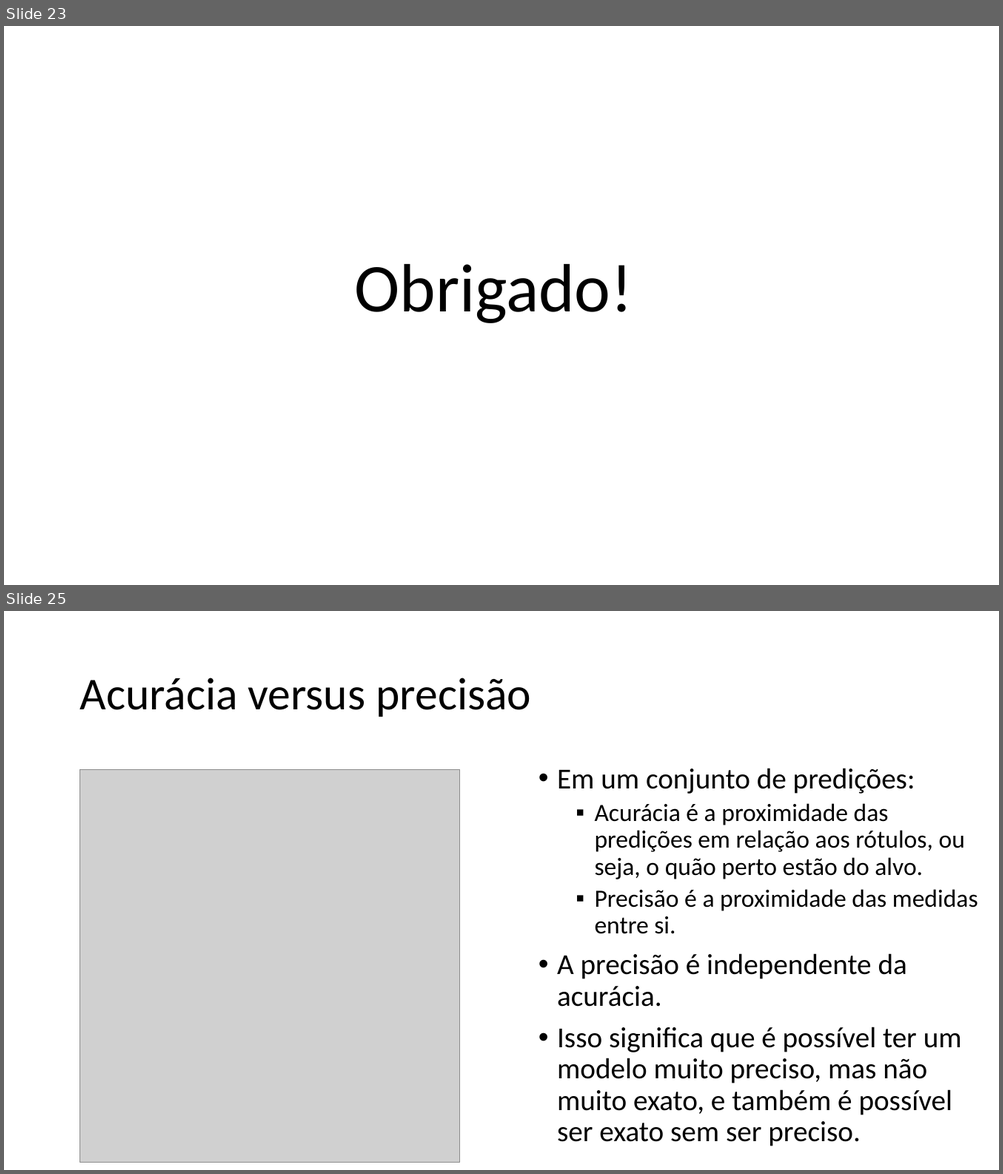
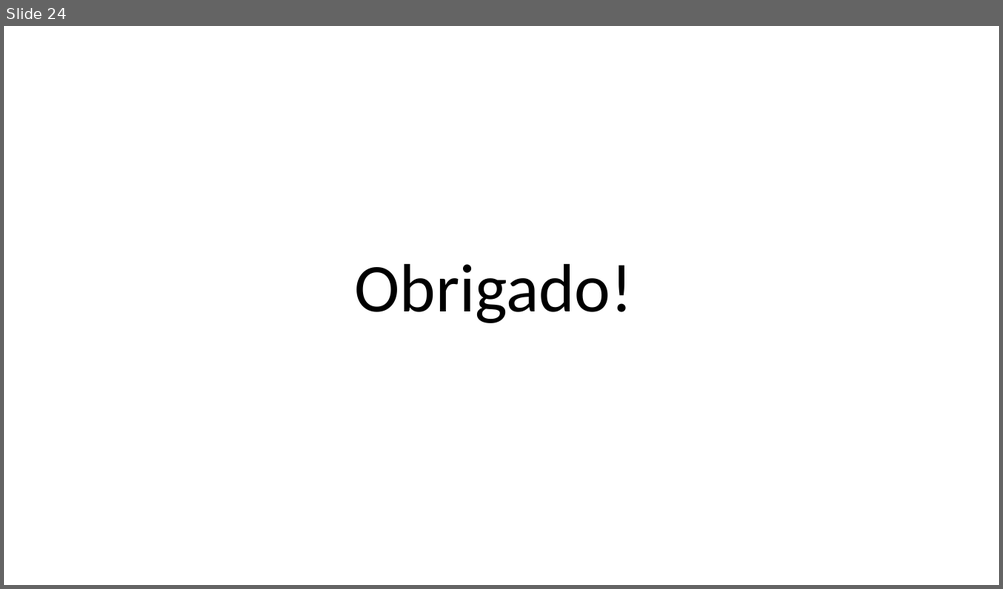
Before and after one commit to zz4fap/c24_inteligencia_artificial, a slide deck: slides/C24_Métricas_de_Classificação.pptx. Shown one above the other, each under a label of ours: slides 23 and 25 before the commit, slide 24 after it; the slides between them are not shown. The pictures are 1003x1174 and 1003x589 pixels, drawn with LibreOffice and Linux fonts; fonts in the diff are those of the drawing; grey boxes stand for pictures. Boxes give left, top, right and bottom in pixels: in the first picture for what was removed or moved away, otherwise in the second. Text is boxed around its words. In the diff, an @@ line names an element or a change of style, - is before the commit and + after.

Commit message:
update of slides

```diff
--- a/slides/C24_Métricas_de_Classificação.pptx
+++ b/slides/C24_Métricas_de_Classificação.pptx
@@ slide 25 removed at [4, 611, 999, 1170], background #FFFFFF @@
@@ title removed at [79, 678, 531, 717] @@
-Acurácia versus precisão
@@ picture removed at [80, 769, 460, 1163] @@
@@ text removed at [557, 768, 978, 1147] @@
-• Em um conjunto de predições:
-  ▪ Acurácia é a proximidade das predições em relação aos rótulos, ou seja, o quão perto estão do alvo.
-  ▪ Precisão é a proximidade das medidas entre si.
-• A precisão é independente da acurácia.
-• Isso significa que é possível ter um modelo muito preciso, mas não muito exato, e também é possível ser exato sem ser preciso.
@@ what was slide 23 is now slide 24 @@
```
Also in this commit, not shown: 1 slide added, 4 other slides removed, 1 other file.
